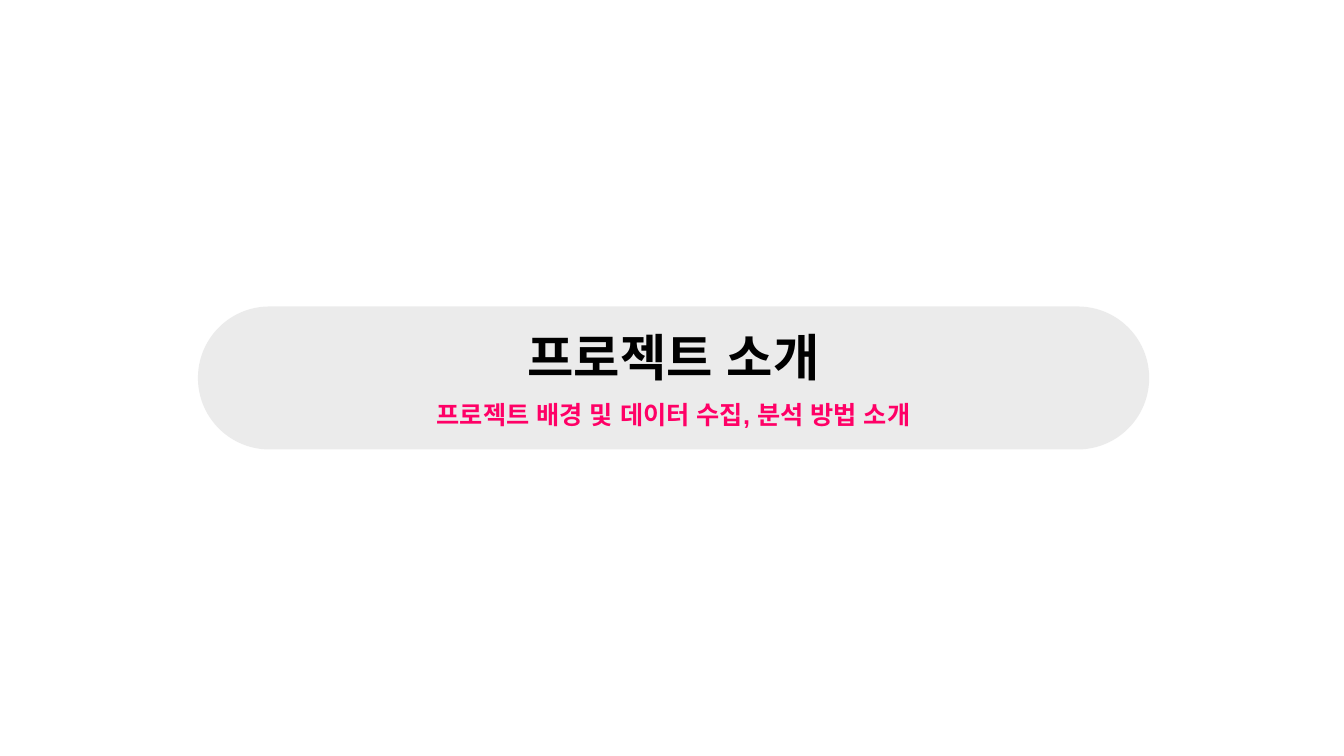
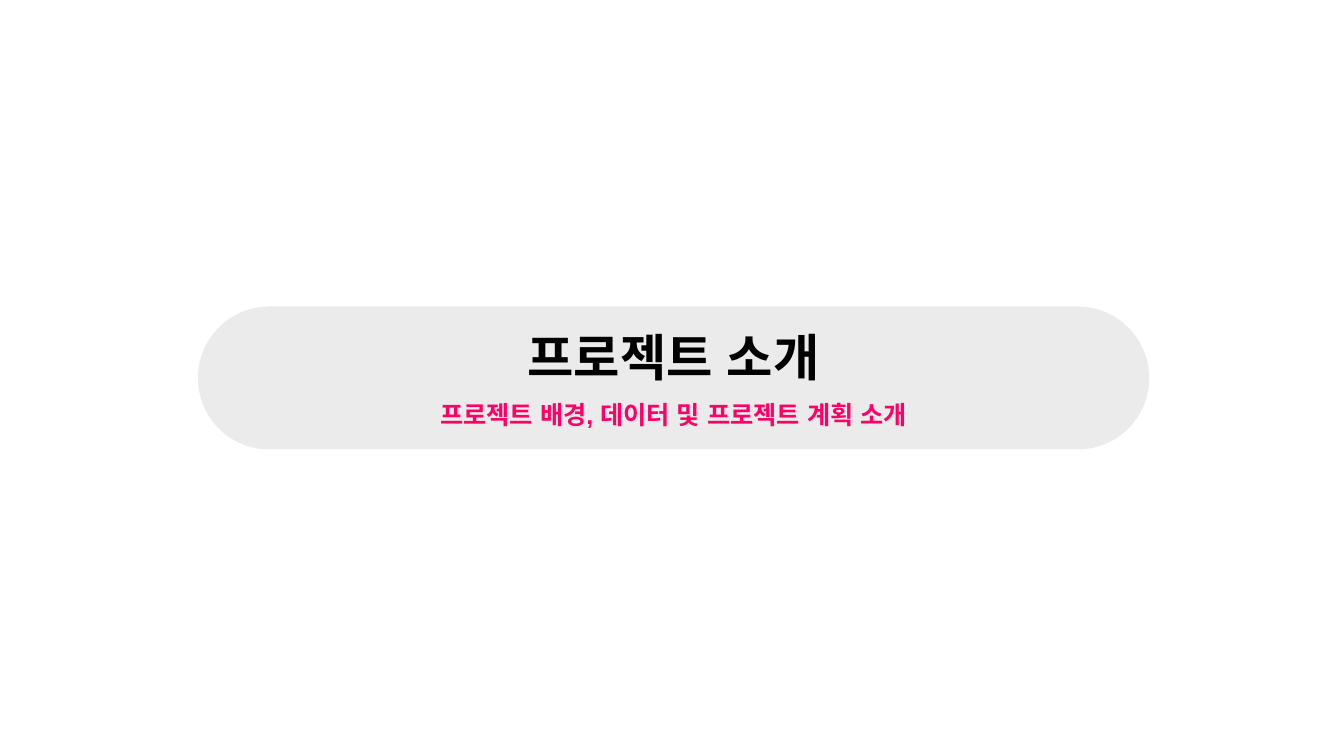
Before and after one commit to Blockhead4/R-Project, a slide deck: slide 2 of 통계 빅데이터 공모전_2019/ppt/주제발표(1조)_JWP.pptx. Drawn at 1344x756 pixels with LibreOffice and Linux fonts; fonts in the diff are those of the drawing. Boxes give left, top, right and bottom in pixels: in the first picture for what was removed or moved away, otherwise in the second. Text is boxed around its words. In the diff, an @@ line names an element or a change of style, - is before the commit and + after.

```diff
--- a/통계 빅데이터 공모전_2019/ppt/주제발표(1조)_JWP.pptx
+++ b/통계 빅데이터 공모전_2019/ppt/주제발표(1조)_JWP.pptx
@@ text in rounded rectangle at bbox=[440, 402, 906, 428]: text changed @@
-프로젝트 배경 및 데이터 수집, 분석 방법 소개
+프로젝트 배경, 데이터 및 프로젝트 계획 소개
```
Also in this commit, not shown: 2 other slides changed, 5 other files.
